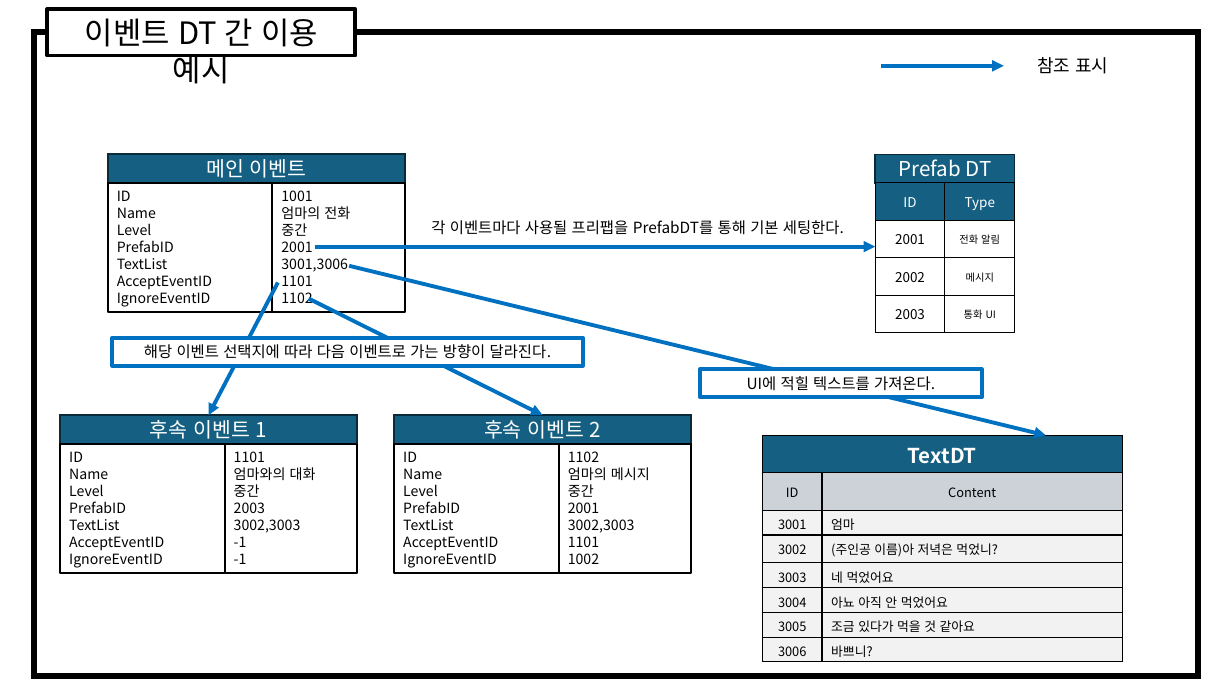
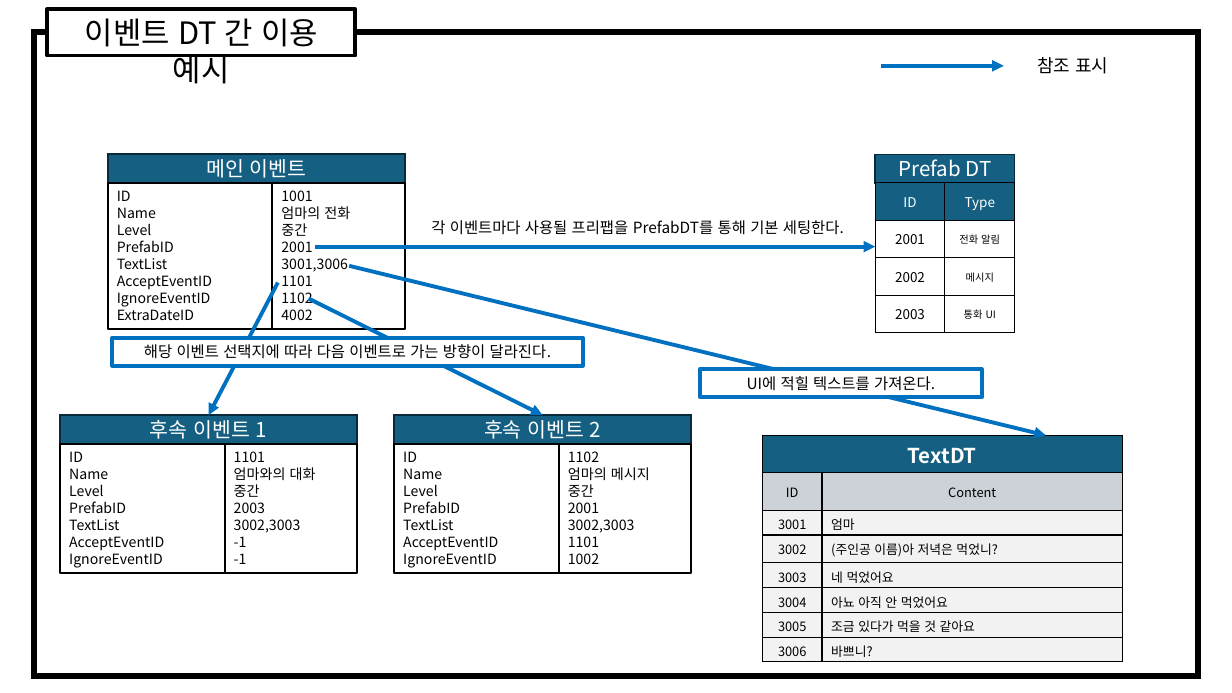
Before and after one commit to weariness00/Mandle_10Minute_Game, a slide deck: slide 2 of document/데이터테이블 문서.pptx. Drawn at 1232x693 pixels with LibreOffice and Linux fonts; fonts in the diff are those of the drawing. Boxes give left, top, right and bottom in pixels: in the first picture for what was removed or moved away, otherwise in the second. Text is boxed around its words. In the diff, an @@ line names an element or a change of style, - is before the commit and + after.

```diff
--- a/document/데이터테이블 문서.pptx
+++ b/document/데이터테이블 문서.pptx
@@ rectangle "ID": place and size @@
-rectangle "ID" at [108,183,273,312]
+rectangle "ID" at [108,183,273,329]
@@ rectangle "1001": place and size @@
-rectangle "1001" at [273,183,405,312]
+rectangle "1001" at [273,183,405,329]
@@ text in rectangle at [117,306,194,320]: paragraph added @@
+ExtraDateID
@@ text in rectangle at [281,309,312,320]: paragraph added @@
+4002
```
Also in this commit, not shown: 1 other slide changed, 5 other files.
